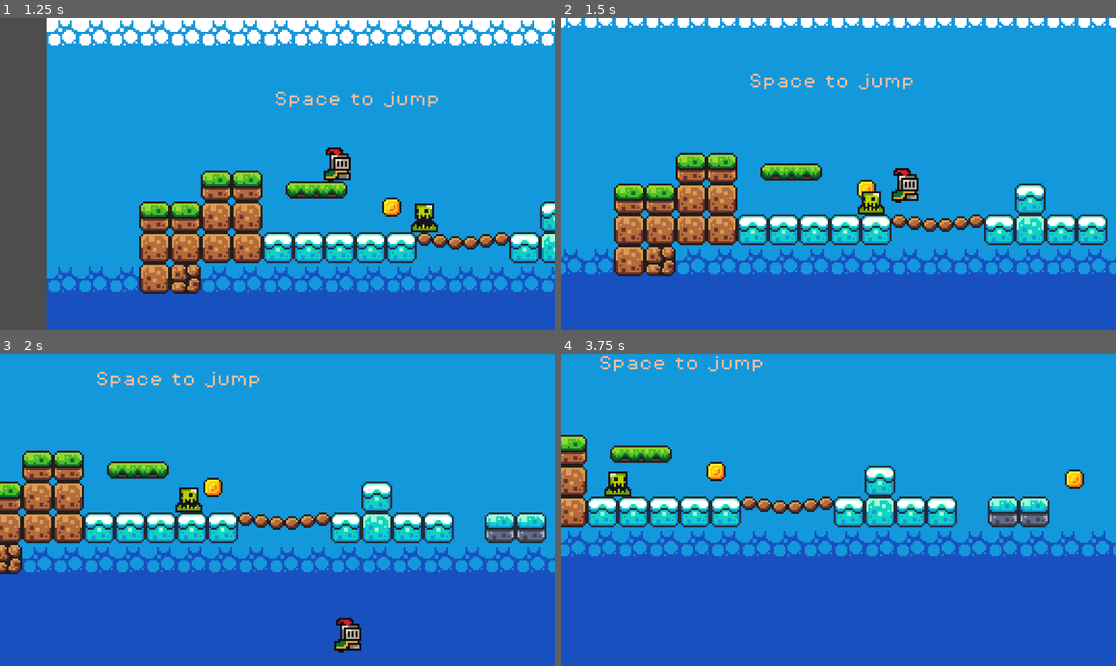
Above: before the commit, frames 1-4 (two rows, left to right).
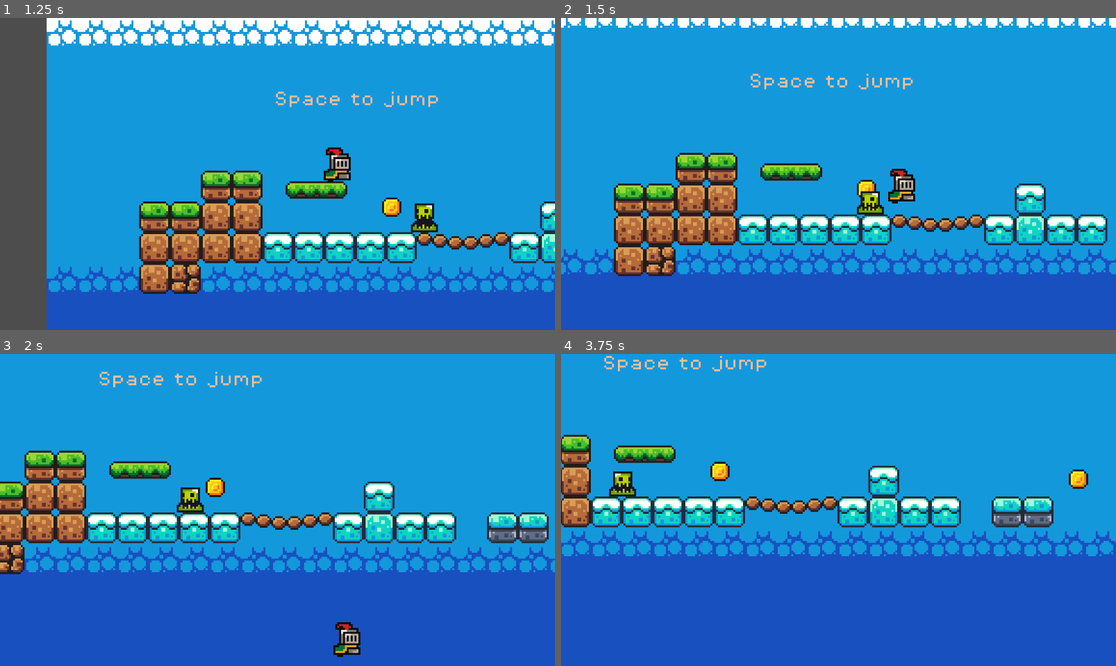
Above: after the commit, the same moments.

Repository: noeleont/godot-intro
Game: Godot game, scene res://scenes/game.tscn
The game is run twice, just before and just after one commit, with the same random seed, the same clock (stepped at 60 frames per second) and the same inputs.
Inputs:
- Up to frame 1 (1.25 s): hold Right (move_right) from 0.53 s (still down); tap Up (build, bound only after the commit) at 0.6 s; tap Space (jump) at 0.77 s
- Up to frame 2 (1.5 s): keep holding Right (move_right); tap Up (build, bound only after the commit) at 1.35 s
- Up to frame 3 (2 s): keep holding Right (move_right); tap Space (jump) at 1.52 s
- Up to frame 4 (3.75 s): release Right (move_right) at 2.03 s; hold Left (move_left) 2.03-2.78 s; tap Up (build, bound only after the commit) at 2.1, 2.85, 3.6 s; hold Right (move_right) from 2.78 s (still down); tap Space (jump) at 3.02 s

Frame 1 is identical in both runs. In frame 2, 0.5% of the frame differs, in the area x 53-65%, y 48-64%; in frame 3, 9.4%; in frame 4, 9.9%, in the area x 0-100%, y 0-65%.
Error after the commit: Invalid call. Nonexistent function 'add_platform' in base 'Node'. (res://scripts/player.gd:20)

Commit message:
play with instantiate and a game manager
Note that we need to use the akward construct `get_tree().current_scene.get_node('%GameManager')` inside the coin scene otherwise game_manager is null for runtime initialized coins.

Diff:
--- a/project.godot
+++ b/project.godot
@@ -34,6 +34,12 @@
 , Object(InputEventKey,"resource_local_to_scene":false,"resource_name":"","device":-1,"window_id":0,"alt_pressed":false …(183 unchanged characters)…
 ]
 }
+build={
+"deadzone": 0.5,
+"events": [Object(InputEventKey,"resource_local_to_scene":false,"resource_name":"","device":-1,"window_id":0,"alt_pressed":false,"shift_pressed":false,"ctrl_pressed":false,"meta_pressed":false,"pressed":false,"keycode":0,"physical_keycode":4194320,"key_label":0,"unicode":0,"location":0,"echo":false,"script":null)
+, Object(InputEventKey,"resource_local_to_scene":false,"resource_name":"","device":-1,"window_id":0,"alt_pressed":false,"shift_pressed":false,"ctrl_pressed":false,"meta_pressed":false,"pressed":false,"keycode":0,"physical_keycode":87,"key_label":0,"unicode":119,"location":0,"echo":false,"script":null)
+]
+}
 
 [rendering]
 
--- a/scenes/game.tscn
+++ b/scenes/game.tscn
@@ -1,6 +1,7 @@
-[gd_scene load_steps=16 format=4 uid="uid://cj6rur5220xdv"]
+[gd_scene load_steps=17 format=4 uid="uid://cj6rur5220xdv"]
 
 [ext_resource type="PackedScene" uid="uid://qfheh7b0v0pm" path="res://scenes/player.tscn" id="1_c37h0"]
+[ext_resource type="Script" path="res://scenes/game_manager.gd" id="1_fenon"]
 [ext_resource type="PackedScene" uid="uid://ydymvqy14cjx" path="res://scenes/platform.tscn" id="2_25eqm"]
 [ext_resource type="PackedScene" uid="uid://c2ijfch1ek5v2" path="res://scenes/enemy.tscn" id="2_lcjpk"]
 [ext_resource type="Texture2D" uid="uid://b0lx3oqin7gqo" path="res://assets/sprites/world_tileset.png" id="2_sen1q"]
@@ -253,6 +254,10 @@
 
 [node name="Game" type="Node2D"]
 
+[node name="GameManager" type="Node" parent="."]
+unique_name_in_owner = true
+script = ExtResource("1_fenon")
+
 [node name="player" parent="." instance=ExtResource("1_c37h0")]
 
 [node name="Camera2D" type="Camera2D" parent="player"]
@@ -301,7 +306,9 @@
 [node name="Enemy" parent="." instance=ExtResource("2_lcjpk")]
 position = Vector2(159, 20)
 
-[node name="Label" type="Label" parent="."]
+[node name="Labels" type="Node" parent="."]
+
+[node name="Info" type="Label" parent="Labels"]
 offset_left = 54.0
 offset_top = -41.0
 offset_right = 146.0
@@ -310,3 +317,13 @@
 theme_override_fonts/font = ExtResource("7_etm1d")
 theme_override_font_sizes/font_size = 8
 text = "Space to jump"
+
+[node name="ScoreLabel" type="Label" parent="Labels"]
+unique_name_in_owner = true
+offset_left = 239.0
+offset_top = -62.0
+offset_right = 331.0
+offset_bottom = -53.0
+theme_override_colors/font_color = Color(0.991914, 0.73949, 0.594368, 1)
+theme_override_fonts/font = ExtResource("7_etm1d")
+theme_override_font_sizes/font_size = 8
--- a/scripts/coin.gd
+++ b/scripts/coin.gd
@@ -1,17 +1,7 @@
 extends Area2D
 
-
-# Called when the node enters the scene tree for the first time.
-func _ready() -> void:
-	pass # Replace with function body.
-
-
-# Called every frame. 'delta' is the elapsed time since the previous frame.
-func _process(delta: float) -> void:
-	pass
-
+@onready var game_manager: Node = get_tree().current_scene.get_node('%GameManager')
 
 func _on_body_entered(body: Node2D) -> void:
-	print('hit')
+	game_manager.add_point()
 	queue_free()
-	pass # Replace with function body.
--- a/scripts/player.gd
+++ b/scripts/player.gd
@@ -5,6 +5,7 @@
 const JUMP_VELOCITY = -200.0
 
 @onready var animated_sprite: AnimatedSprite2D = $AnimatedSprite2D
+@onready var game_manager: Node = %GameManager
 
 func _physics_process(delta: float) -> void:
 	# Add the gravity.
@@ -14,6 +15,9 @@
 	# Handle jump.
 	if Input.is_action_just_pressed("jump") and is_on_floor():
 		velocity.y = JUMP_VELOCITY
+
+	if Input.is_action_just_pressed("build") and not is_on_floor():
+		game_manager.add_platform()
 
 	var direction := Input.get_axis("move_left", "move_right")
 
